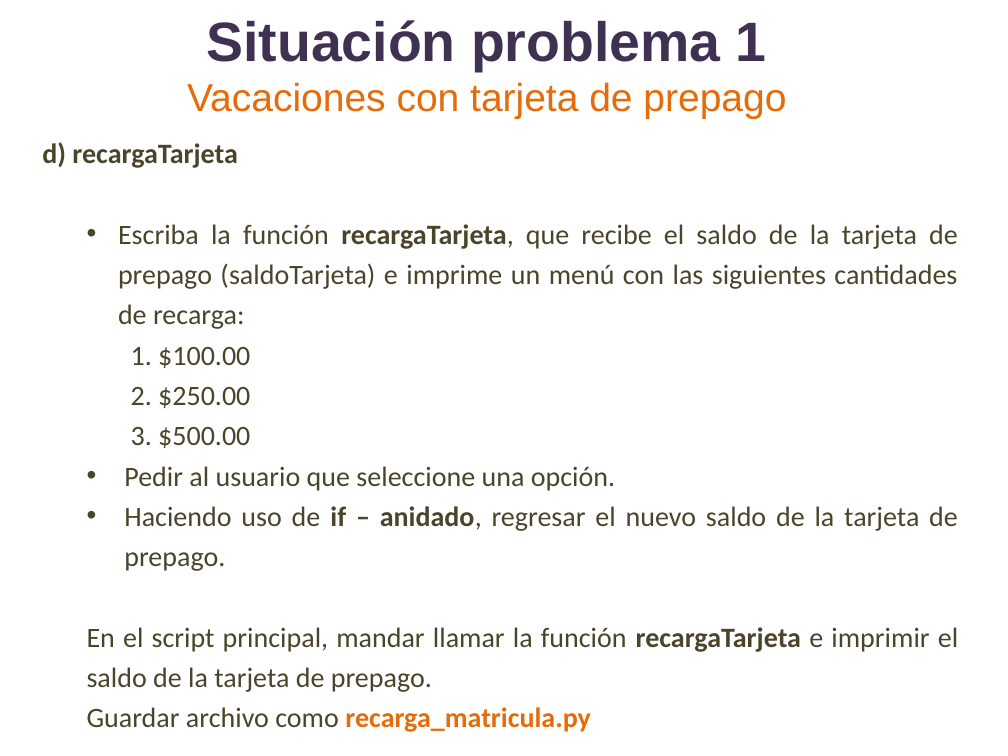
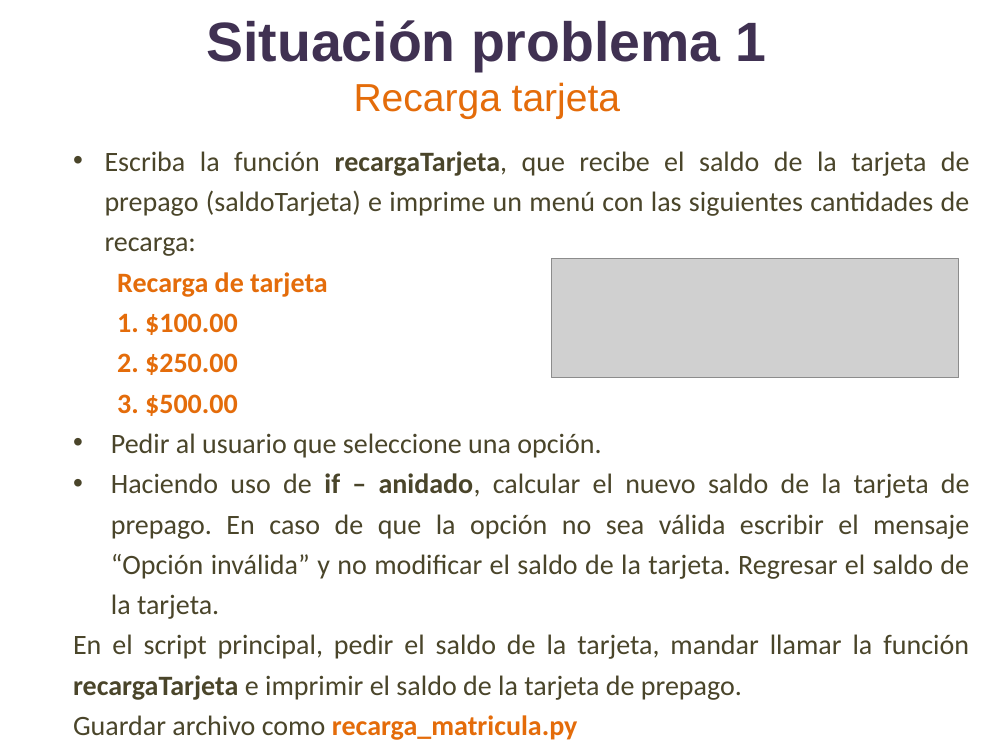
Before and after one commit to lizetheP/PensamientoC, a slide deck: slide 13 of Calendario2019/Presentaciones/Semana2/SITUACION1_F.pptx (slide 10 before the commit). Drawn at 1008x756 pixels with LibreOffice and Linux fonts; fonts in the diff are those of the drawing; grey boxes stand for pictures. Boxes give left, top, right and bottom in pixels: in the first picture for what was removed or moved away, otherwise in the second. Text is boxed around its words. In the diff, an @@ line names an element or a change of style, - is before the commit and + after.

```diff
--- a/Calendario2019/Presentaciones/Semana2/SITUACION1_F.pptx
+++ b/Calendario2019/Presentaciones/Semana2/SITUACION1_F.pptx
@@ title at [207,20,767,119]: text changed; size 27.9 to 39.6 pt; text colour #E46C0A to #403152; bold on @@
-Situación problema 1
-Vacaciones con tarjeta de prepago
+Situación problema 1
+Recarga tarjeta
@@ text "Escriba la función recargaTarjeta, que ...": place and size @@
-text "Escriba la función recargaTarjeta, que ..." at [42,142,958,732]
+text "Escriba la función recargaTarjeta, que ..." at [73,151,970,740]
@@ text at [42,142,237,168]: paragraph removed @@
-d) recargaTarjeta
@@ picture added at [551,258,959,378] @@
@@ text at [117,272,328,297]: paragraph added @@
+    Recarga de tarjeta
@@ text at [117,313,238,416]: text colour #4A452A to #E46C0A, bold on in "1. $100.00", "2. $250.00", "3. $500.00" @@
@@ text at [73,473,970,700]: text changed @@
-  • Haciendo uso de if – anidado, regresar el nuevo saldo de la tarjeta de prepago.
-  En el script principal, mandar llamar la función recargaTarjeta e imprimir el saldo de la tarjeta de prepago.
+  • Haciendo uso de if – anidado, calcular el nuevo saldo de la tarjeta de prepago. En caso de que la opción no sea válida escribir el mensaje “Opción inválida” y no modificar el saldo de la tarjeta. Regresar el saldo de la tarjeta.
+  En el script principal, pedir el saldo de la tarjeta, mandar llamar la función recargaTarjeta e imprimir el saldo de la tarjeta de prepago.
```
Also in this commit, not shown: 4 other slides changed, 4 slides added, 2 other files.
